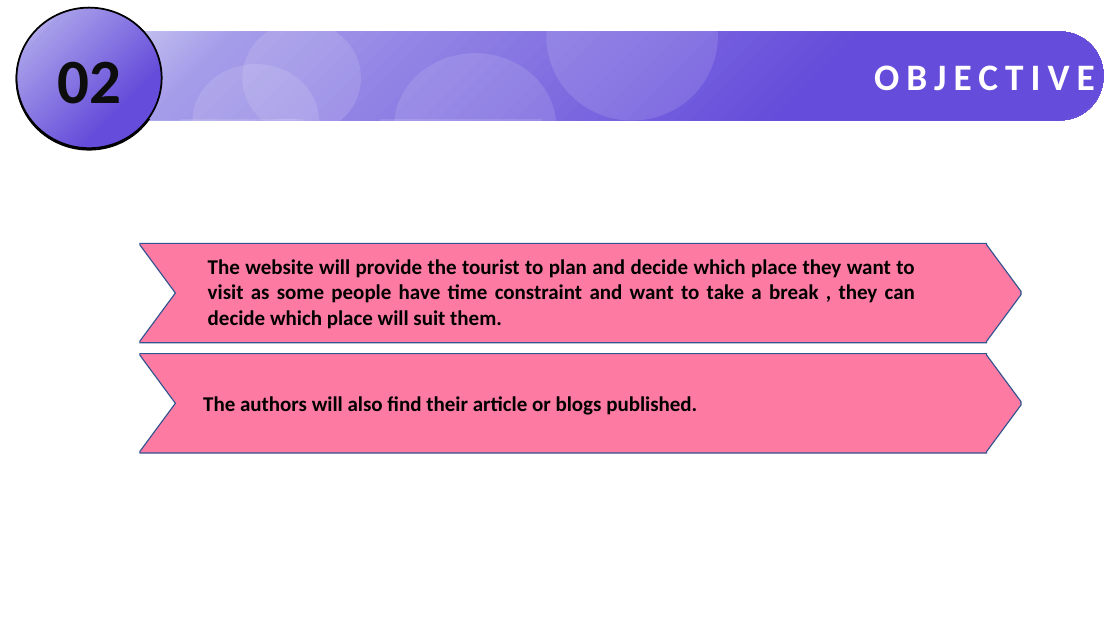
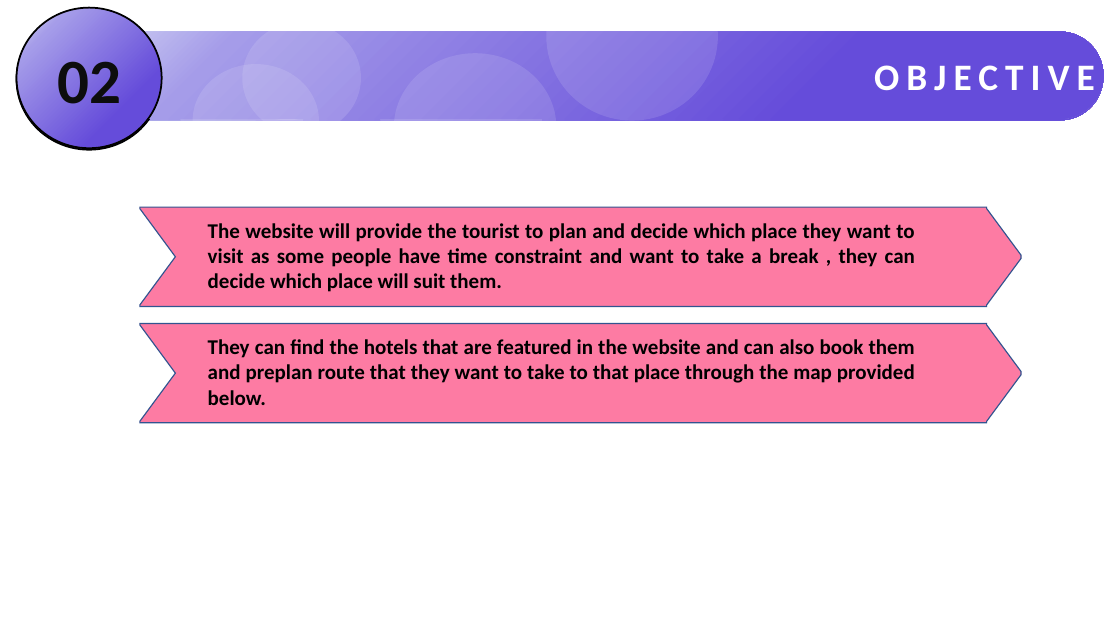
Before and after one commit to avinashkkumar/semfourproject, a slide deck: slide 3 of documentation for the project/ppt/PROJECT_PRESENTATION_1.pptx. Drawn at 1120x630 pixels with LibreOffice and Linux fonts; fonts in the diff are those of the drawing. Boxes give left, top, right and bottom in pixels: in the first picture for what was removed or moved away, otherwise in the second. Text is boxed around its words. In the diff, an @@ line names an element or a change of style, - is before the commit and + after.

```diff
--- a/documentation for the project/ppt/PROJECT_PRESENTATION_1.pptx
+++ b/documentation for the project/ppt/PROJECT_PRESENTATION_1.pptx
@@ freeform shape: place and size @@
-freeform shape at [140,244,1022,343]
+freeform shape at [140,208,1022,307]
@@ text "The website will provide the ...": place and size @@
-text "The website will provide the ..." at [208,259,915,329]
+text "The website will provide the ..." at [208,223,915,292]
@@ freeform shape: place and size @@
-freeform shape at [140,354,1022,453]
+freeform shape at [140,323,1022,423]
@@ text added at [208,339,915,405], 18 pt, text #000000, bold @@
+They can find the hotels that are featured in the website and can also book them and preplan route that they want to take to that place through the map provided below.
@@ text removed at [203,396,697,415] @@
-The authors will also find their article or blogs published.
```
Also in this commit, not shown: 2 other slides changed, 1 slide added, 1 slide removed.
